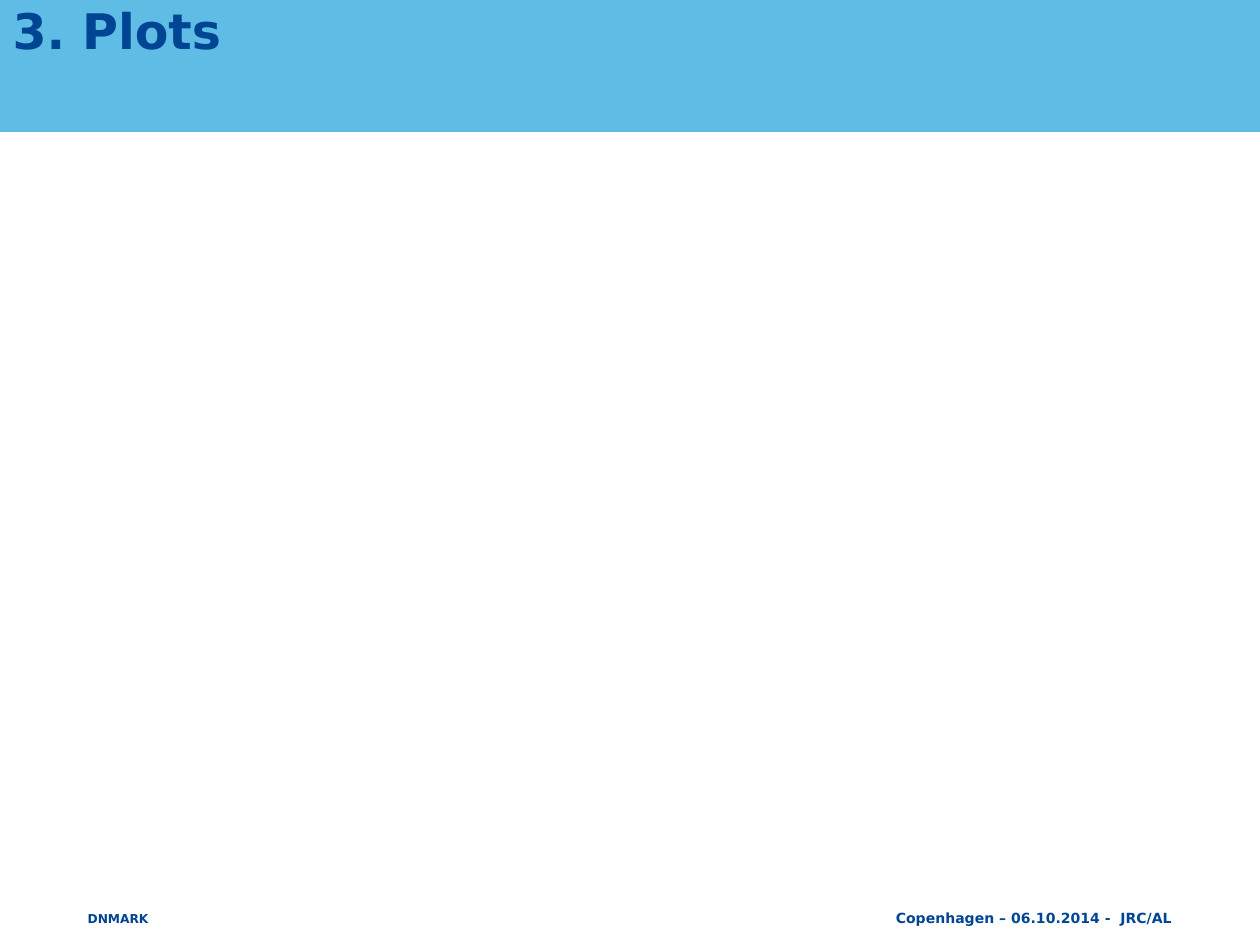
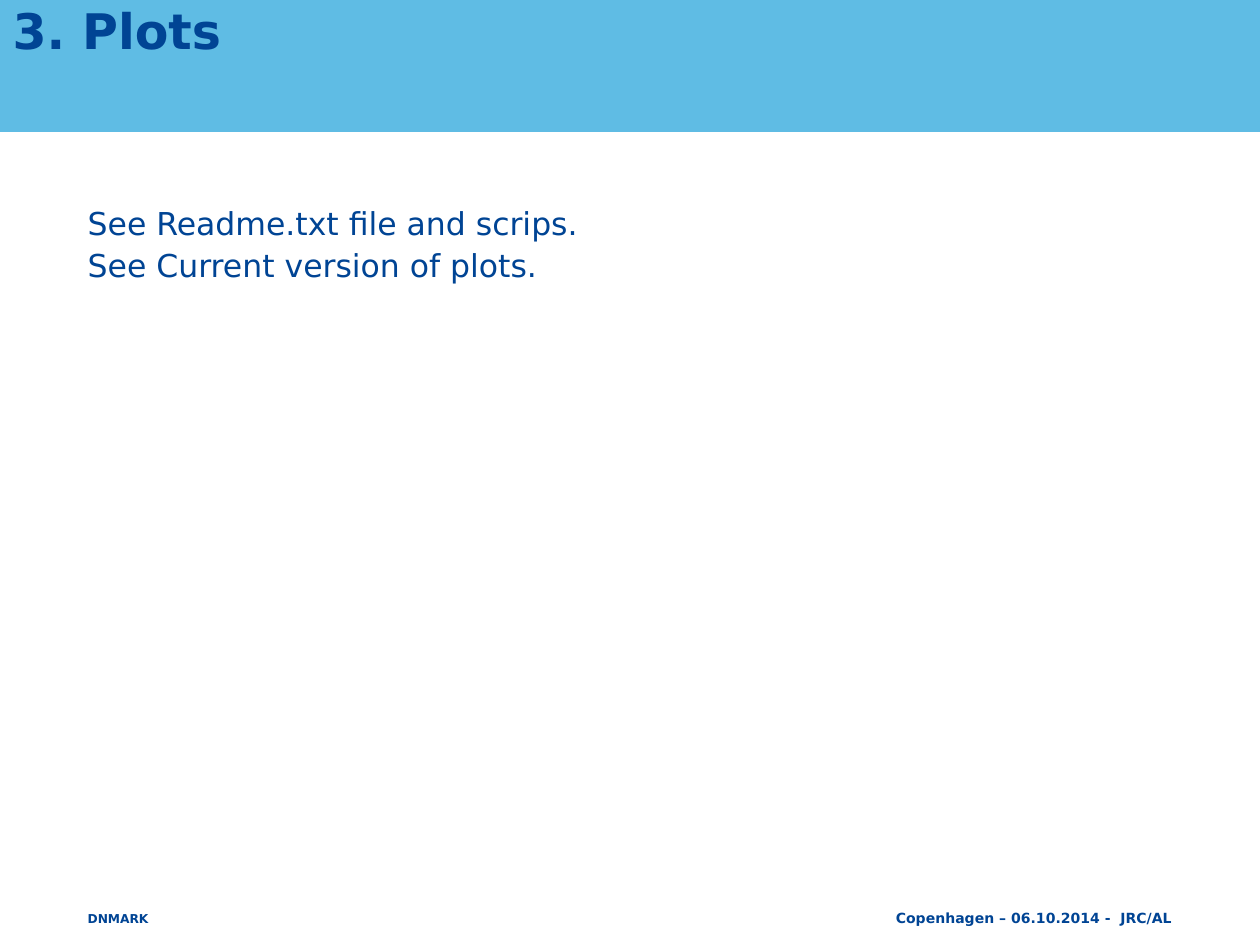
Before and after one commit to aleip/eealocatorplots, a slide deck: slide 4 of eealocatorplots.pptx. Drawn at 1260x945 pixels with LibreOffice and Linux fonts; fonts in the diff are those of the drawing; background and template pictures are left out. Boxes give left, top, right and bottom in pixels: in the first picture for what was removed or moved away, otherwise in the second. Text is boxed around its words. In the diff, an @@ line names an element or a change of style, - is before the commit and + after.

```diff
--- a/eealocatorplots.pptx
+++ b/eealocatorplots.pptx
@@ text added at (88,211,578,284), 18 pt, text #004494 @@
+See Readme.txt file and scrips.
+See Current version of plots.
```
Also in this commit, not shown: 9 other files.
